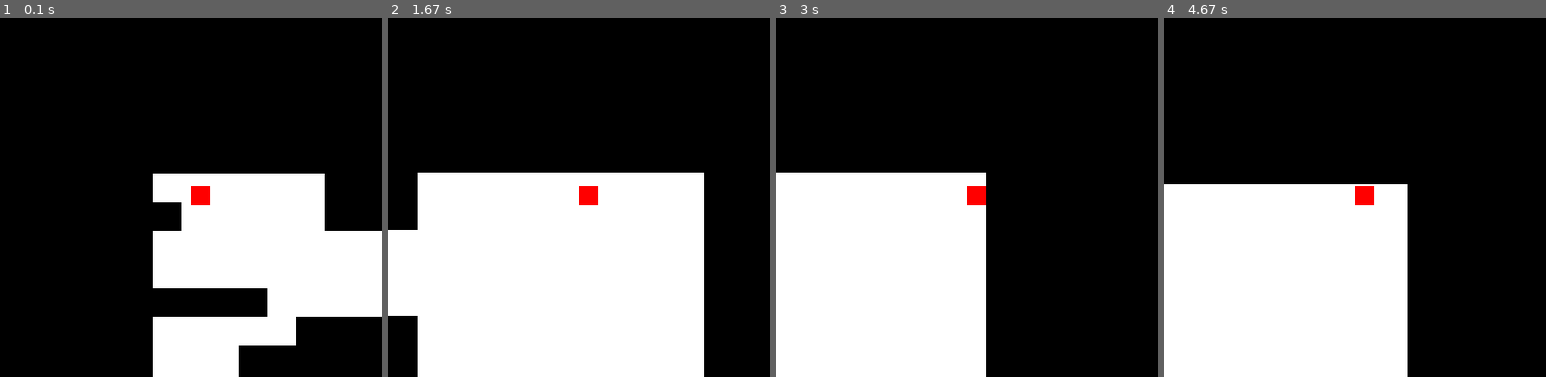
Above: before the commit, frames 1-4 (left to right).
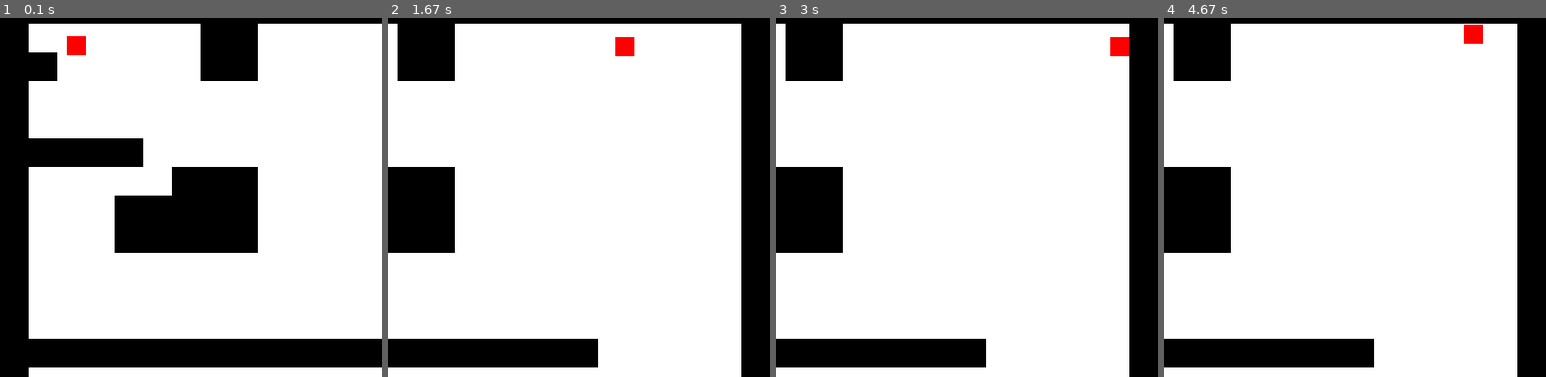
Above: after the commit, the same moments.

Repository: jshin92/pygame-platformer
Game: pygame game, started from game.py
Same seed, same stepped clock (60 frames per second), same inputs: the game is played once before the commit and once after it.
Inputs:
- Up to frame 1 (0.1 s): no input
- Up to frame 2 (1.67 s): hold Right 0.33-0.8 s; hold Right 0.83-1.3 s; tap Space at 0.9, 1.2, 1.4 s; hold Left from 1.33 s (still down)
- Up to frame 3 (3 s): tap Space at 1.7, 1.97, 2.27, 2.4, 2.7 s; release Left at 1.87 s; hold Left 1.9-2.3 s; hold Right 2.33-2.97 s
- Up to frame 4 (4.67 s): hold Left 3-3.47 s; tap Space at 3.07, 3.37, 3.57, 3.87, 4.07, 4.37, 4.57 s; hold Right 3.5-3.97 s; hold Right 4-4.47 s; hold Left from 4.5 s (still down)

The runs differ from the first frame. In frame 1, 61% of the frame differs, in the area x 7-100%, y 1-100%; in frame 2, 49%; in frame 3, 66%, in the area x 0-93%, y 1-100%; in frame 4, 62%.

Commit message:
added screenshot

Diff:
--- a/Player.py
+++ b/Player.py
@@ -5,7 +5,8 @@
 
 class Player:
     def __init__(self, dimensions, screen, tile_map, camera):
-        self.dimensions = dimensions
+        self.screen_width = dimensions[0]
+        self.screen_height = dimensions[1]
         self.screen = screen
         self.tile_map = tile_map
         self.color = RED
@@ -27,12 +28,12 @@
         self.camera = camera
 
     def draw(self):
-        pygame.draw.rect(self.screen, self.color, [self.x - self.camera.x, self.y - self.camera.y, self.width, self.height])
+        pygame.draw.rect(self.screen, self.color, [self.x - self.camera.x, self.y - self.camera.y,
+                                                   self.width, self.height])
 
     def both_tiles_clear(self, first_tile, second_tile):
         return self.tile_map.tiles[first_tile[0]][first_tile[1]] != 0 and \
                self.tile_map.tiles[second_tile[0]][second_tile[1]] != 0
-
 
     # returns the top right and bot right tiles used for collision checking
     def get_right_collisions(self, projected_x):
@@ -114,5 +115,6 @@
                 self.x += (bot_left[1] + 1) * self.tile_map.tile_width - self.x
                 self.x_velo = 0
 
-        self.camera.x = self.x - self.dimensions[0]/2
-        self.camera.y = self.y - self.dimensions[1]/2
+        # set camera's top left corner such that the player is in the middle
+        self.camera.x = min(max(self.x - self.screen_width/2, 0), self.screen_width/2)
+        self.camera.y = min(max(self.y - self.screen_height/2, 0), self.screen_height/2)
Not shown, changed: README.md
Binary file added: screenshots/platformer_img.png
